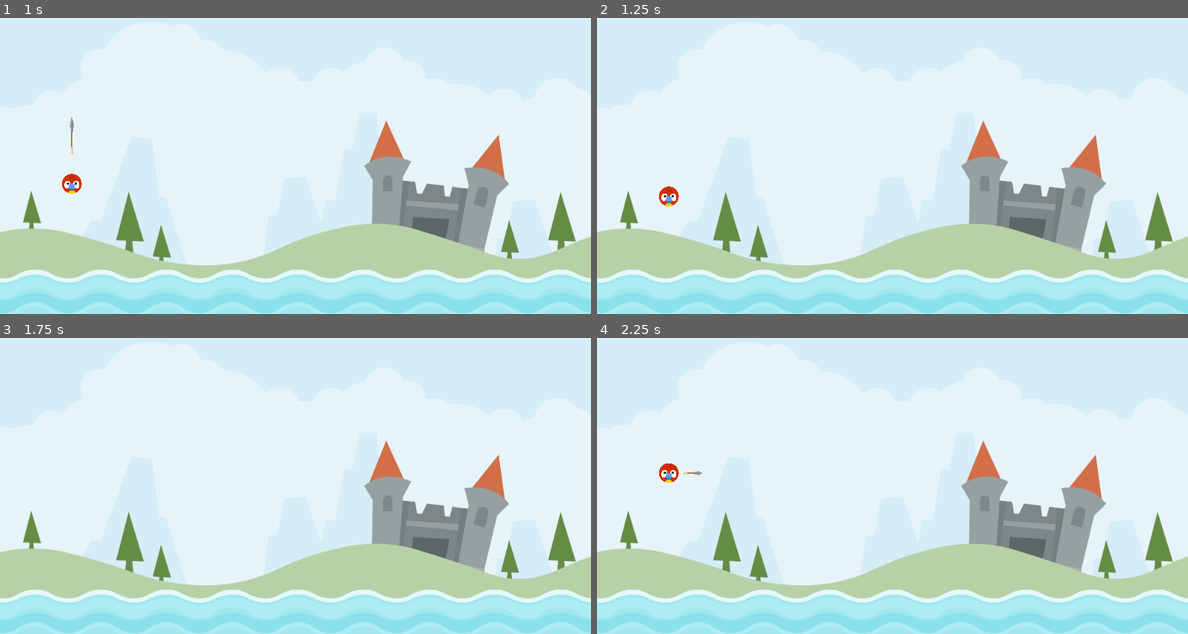
Above: before the commit, frames 1-4 (two rows, left to right).
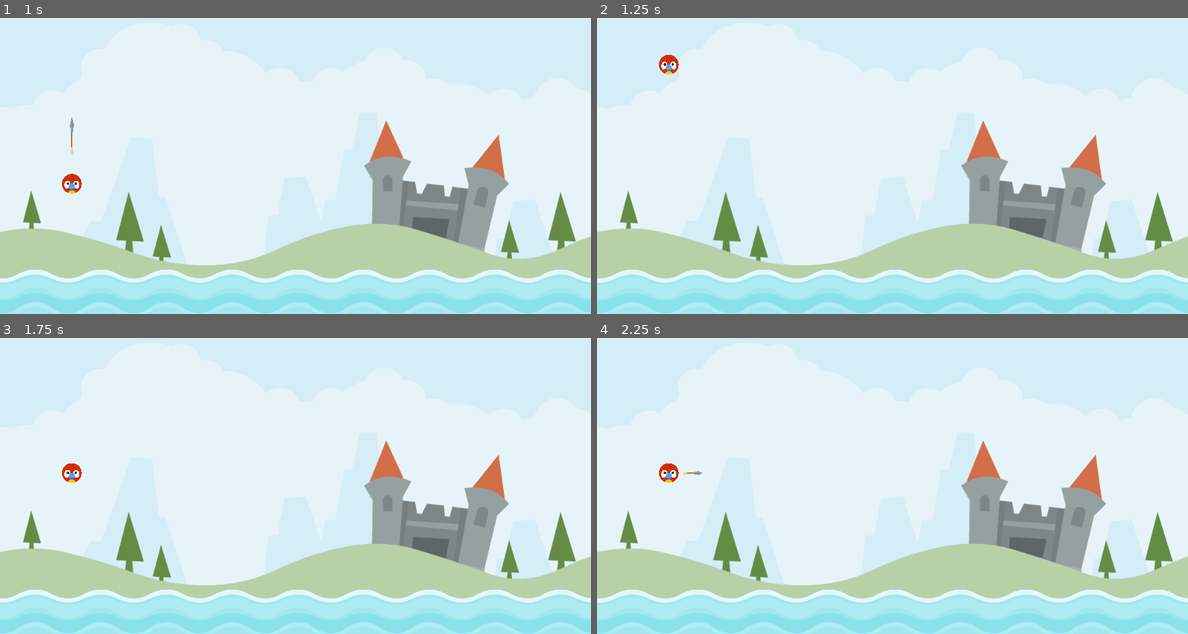
Above: after the commit, the same moments.

Repository: jaerrib/learning-godot
Game: Godot game, scene res://scenes/level/level.tscn
The game is run twice, just before and just after one commit, with the same random seed, the same clock (stepped at 60 frames per second) and the same inputs.
Inputs (mouse positions are in pixels of both pictures, inside the frame that each line leads up to):
- Up to frame 1 (1 s): tap Enter at 0.5 s; drag from (70, 154) to (295, 311) at 0.52 s
- Up to frame 2 (1.25 s): no input
- Up to frame 3 (1.75 s): drag from (177, 486) to (295, 631) at 1.27 s
- Up to frame 4 (2.25 s): move the mouse to (667, 474) at 2.02 s; press the mouse at (667, 474) at 2.03 s

Frame 1 is identical in both runs. In frame 2, 0.4% of the frame differs, in the area x 10-14%, y 12-64%; in frame 3, 0.2%; in frame 4, nothing differs.

Commit message:
Add launching function

Diff:
--- a/angry-animals/scenes/animal/animal.gd
+++ b/angry-animals/scenes/animal/animal.gd
@@ -17,6 +17,7 @@
 var _arrow_scale_x: float = 0.0
 
 @onready var stretch_sound: AudioStreamPlayer2D = $StretchSound
+@onready var launch_sound: AudioStreamPlayer2D = $LaunchSound
 @onready var arrow: Sprite2D = $Arrow
 
 
@@ -39,14 +40,25 @@
 	return _dragged_vector * -1  * IMPULSE_MULT
 
 
+func set_drag() -> void:
+	_drag_start = get_global_mouse_position()
+	arrow.show()
+
+
+func set_release() -> void:
+	arrow.hide()
+	freeze = false
+	apply_central_impulse(get_impulse())
+	launch_sound.play()
+
+
+
 func set_new_state(new_state: ANIMAL_STATE) -> void:
 	_state = new_state
 	if _state == ANIMAL_STATE.RELEASE:
-		arrow.hide()
-		freeze = false
+		set_release()
 	elif _state == ANIMAL_STATE.DRAG:
-		_drag_start = get_global_mouse_position()
-		arrow.show()
+		set_drag()
 
 
 func detect_release() -> bool:
--- a/angry-animals/scenes/animal/animal.tscn
+++ b/angry-animals/scenes/animal/animal.tscn
@@ -1,9 +1,10 @@
-[gd_scene load_steps=6 format=3 uid="uid://wlxjo5db81tc"]
+[gd_scene load_steps=7 format=3 uid="uid://wlxjo5db81tc"]
 
 [ext_resource type="Texture2D" uid="uid://b23kgqiba1hy5" path="res://assets/player/parrot.png" id="1_d5eq1"]
 [ext_resource type="Script" path="res://scenes/animal/animal.gd" id="1_webkk"]
 [ext_resource type="Texture2D" uid="uid://b87cylsc2fxtr" path="res://assets/items/arrow.png" id="3_pb1hq"]
 [ext_resource type="AudioStream" uid="uid://db4xhg3h3qhde" path="res://assets/audio/stretch2.ogg" id="4_aqohr"]
+[ext_resource type="AudioStream" uid="uid://cxi4hre2d51ev" path="res://assets/audio/catapult.ogg" id="5_3x58n"]
 
 [sub_resource type="CircleShape2D" id="CircleShape2D_qumac"]
 radius = 19.0
@@ -32,5 +33,8 @@
 [node name="StretchSound" type="AudioStreamPlayer2D" parent="."]
 stream = ExtResource("4_aqohr")
 
+[node name="LaunchSound" type="AudioStreamPlayer2D" parent="."]
+stream = ExtResource("5_3x58n")
+
 [connection signal="input_event" from="." to="." method="_on_input_event"]
 [connection signal="screen_exited" from="VisibleOnScreenNotifier2D" to="." method="_on_visible_on_screen_notifier_2d_screen_exited"]
